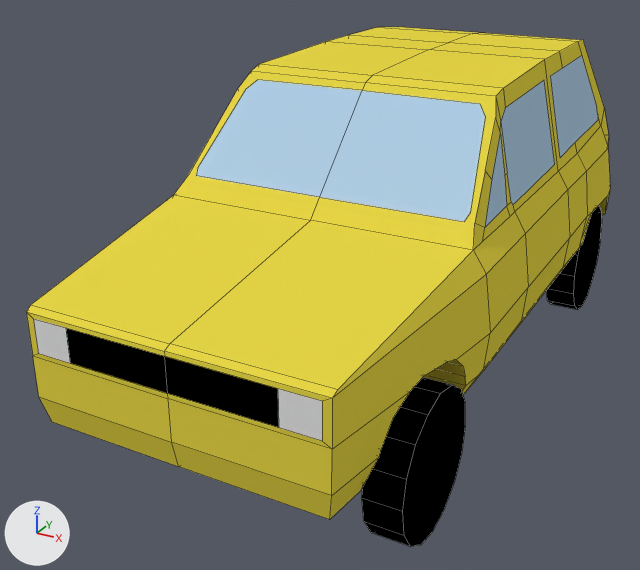
An edit to the Blender file assets/blends/car_v3.blend, drawn before and after from the same camera.
Rendered twice from a 50 mm lens placed at (1.59, -3.48, 2.08), pointed at (-0.21, -0.2, 0.44). Lighting does not change. The marker at lower left points along +X, +Y and +Z. Mesh edges are drawn as thin lines.

Names of what the first picture shows: 'Car', 'Wheel', 'Wheel.001'.
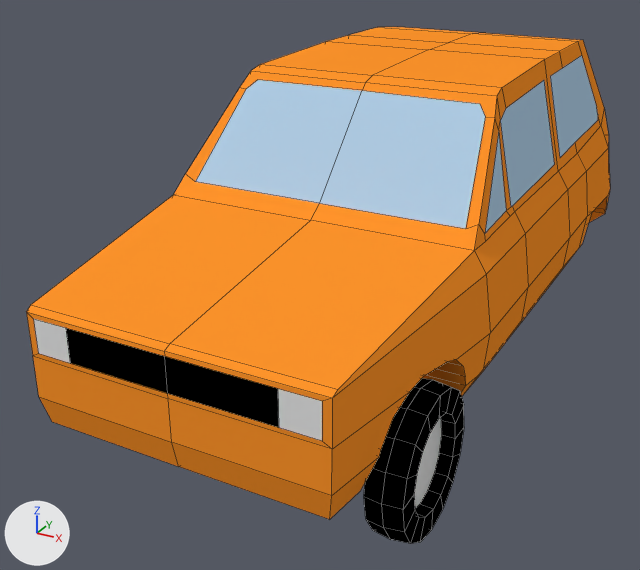
What differs and where, as boxes [x1, y1, x2, y2] in the pictures (640 x 570 px; the box of a moved part takes in the faces that stretch with it):
'Car', recoloured, reshaped (yellow to orange): [26, 27, 610, 519] in both
'Wheel', reshaped: before [362, 377, 465, 546]; after [364, 378, 464, 543]
'Wheel.001', deleted: before [546, 206, 602, 310]
part 2 of me_cube, moved or reshaped: [174, 41, 558, 274] in both

The change, as a diff of the scene's bpy script:
```diff
--- a/assets/blends/car_v3.blend.py
+++ b/assets/blends/car_v3.blend.py
@@ mat_car @@
 mat_car = diffuse_material('Car')
-mat_car.base_color = (0.8, 0.672, 0.0617)  # yellow #e7d646
+mat_car.base_color = (1.0, 0.299, 0.0245)  # orange #ff952b
@@ mat_rim @@
+mat_rim = diffuse_material('Rim')
+mat_rim.base_color = (0.8, 0.8, 0.8)  # white #e7e7e7
@@ me_cylinder @@
 # used by ob_wheel; location = (0.644, -1.052, 0.286); rotation_euler = (0.0, 1.571, 0.0), in degrees (0, 90, 0); scale = (0.903, 0.903, 0.231)
-me_cylinder.from_pydata(...)  # 32 vertices, 18 faces; spans x -0.315..0.315, y -0.315..0.315, z -0.315..0.315
+me_cylinder.from_pydata(...)  # 80 vertices, 66 faces; spans x -0.315..0.315, y -0.315..0.315, z -0.305..0.305
+# me_cylinder part 1: the whole mesh is rebuilt
 me_cylinder.materials.append(mat_wheel)
+me_cylinder.materials.append(mat_rim)  # white #e7e7e7
@@ me_cube @@
 # used by ob_car; location = (0.0, 0.163, 0.324); rotation_euler = (0.0, 0.0, 1.571), in degrees (0, 0, 90); scale = (1.64, 0.485, 0.485)
-me_cube.from_pydata(...)  # 146 vertices, 96 faces; spans x -1.06..0.92, y -1.53..0.0, z -0.14..2.26
+me_cube.from_pydata(...)  # 141 vertices, 96 faces; spans x -1.06..0.92, y -1.53..0.0, z -0.14..2.26
+# me_cube part 2
+# 10 vertices are removed from x -0.45..-0.22, y -1.34..-1.19, z 1.34..2.04
+# 11 faces are deleted
+# 8 vertices move from x -0.45..-0.18, y -1.36..0.0, z 1.25..2.21 to x -0.45..-0.18, y -1.36..0.0, z 1.23..2.21
+# 5 vertices are added at (-0.45, -1.23, 1.34), (-0.24, -1.2, 1.93), (-0.22, -1.34, 1.29), (-0.26, -1.18, 2.04), (-0.45, -1.34, 1.4)
+# 8 new faces join them, mat_car (orange #ff952b)
+# 3 new faces join them, mat_window (blue #b0cfe7)
 me_cube.materials.append(mat_car)
@@ ob_wheel_001 @@
-ob_wheel_001 = bpy.data.objects.new('Wheel.001', me_cylinder_001)
-ob_wheel_001.location = (0.644, 1.121, 0.286)
-ob_wheel_001.rotation_euler = (0.0, 1.571, 0.0)  # degrees (0, 90, 0)
-ob_wheel_001.scale = (0.903, 0.903, 0.231)
```
